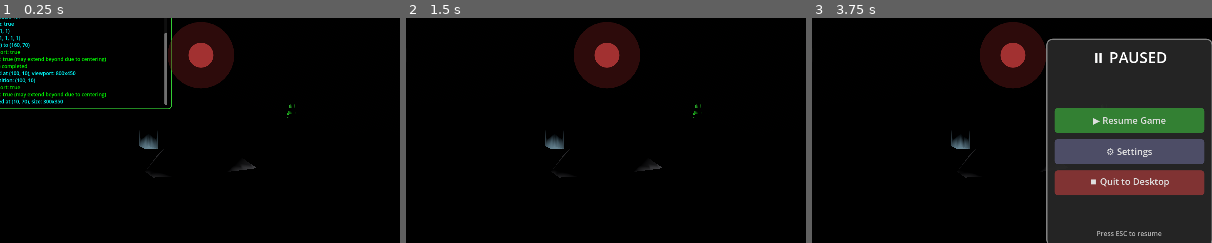
Above: before the commit, frames 1-3 (left to right).
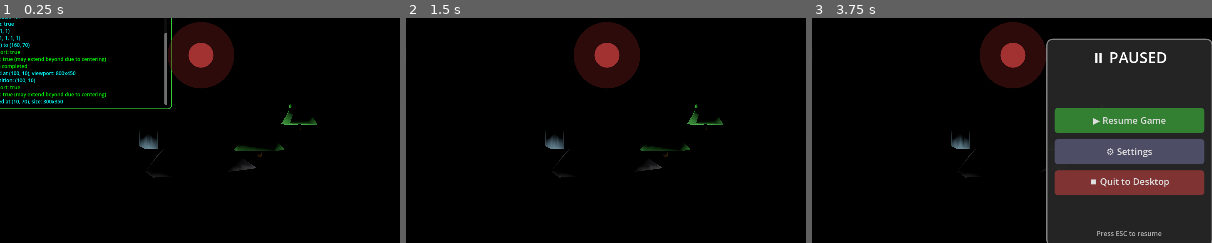
Above: after the commit, the same moments.

Repository: felix-dieterle/YouGame_godot4_public
Game: Godot game, scene res://scenes/main.tscn
Same seed, same stepped clock (60 frames per second), same inputs: the game is played once before the commit and once after it.
Inputs:
- Up to frame 1 (0.25 s): no input
- Up to frame 2 (1.5 s): click "📋" at 0.5 s; click "🗑" at 1.25 s
- Up to frame 3 (3.75 s): click "-" at 2 s; click "+" at 2.75 s; click "☰" at 3.5 s
The pictures show only the part of the screen within x 10-60%, y 22-72%; the shares and areas given below are measured in that part.

The runs differ from the first frame. In frame 1, 0.4% of the frame differs, in the area x 58-80%, y 38-62%; in frame 2, 0.4%; in frame 3, less than 0.1%.

Commit message:
Add path improvements: terrain-based colors, bush placement, and 3-chunk test
Co-authored-by: felix-dieterle <1490062+felix-dieterle@users.noreply.github.com>

Diff:
--- a/scripts/chunk.gd
+++ b/scripts/chunk.gd
@@ -966,6 +966,9 @@
     # Create path mesh
     _create_path_mesh()
 
+    # Place bushes along path edges
+    _place_path_bushes()
+
 ## Create visual mesh for paths
 func _create_path_mesh() -> void:
     if path_segments.is_empty():
@@ -1023,13 +1026,36 @@
     var h3 = get_height_at_world_pos(chunk_x * CHUNK_SIZE + p3.x, chunk_z * CHUNK_SIZE + p3.y) + PATH_ELEVATION_OFFSET
     var h4 = get_height_at_world_pos(chunk_x * CHUNK_SIZE + p4.x, chunk_z * CHUNK_SIZE + p4.y) + PATH_ELEVATION_OFFSET
 
-    # Path color based on type - subtle texture variation for ground paths
+    # Calculate average height for terrain property variation
+    var avg_height = (h1 + h2 + h3 + h4) / 4.0
+
+    # Path color based on type and terrain properties
     var path_color = BRANCH_PATH_COLOR
+
+    # Base color selection by path type
     if segment.path_type == PathSystem.PathType.MAIN_PATH:
         path_color = MAIN_PATH_COLOR
-
+    elif segment.path_type == PathSystem.PathType.FOREST_PATH:
+        # Forest paths are darker, more earthy
+        path_color = Color(0.45, 0.42, 0.35)
+    elif segment.path_type == PathSystem.PathType.VILLAGE_PATH:
+        # Village paths are lighter, more worn
+        path_color = Color(0.60, 0.55, 0.45)
+
+    # Modify color based on biome/terrain height for variety
+    if biome == "mountain":
+        # Mountain paths are rocky, lighter gray-brown
+        path_color = path_color.lerp(Color(0.55, 0.52, 0.48), 0.4)
+    elif biome == "rocky_hills":
+        # Rocky paths have more gray tones
+        path_color = path_color.lerp(Color(0.50, 0.48, 0.44), 0.3)
+    elif biome == "grassland":
+        # Grassland paths are more brown/earthy
+        path_color = path_color.lerp(Color(0.48, 0.44, 0.36), 0.2)
+
+    # Endpoint paths are slightly brighter (well-traveled)
     if segment.is_endpoint:
-        path_color = ENDPOINT_PATH_COLOR
+        path_color = path_color.lerp(ENDPOINT_PATH_COLOR, 0.5)
 
     # Create two triangles for the path segment
     surface_tool.set_color(path_color)
@@ -1053,4 +1079,75 @@
     # audio_player.stream = load("res://assets/sounds/path_endpoint.ogg")
     # audio_player.position = Vector3(segment.end_pos.x, get_height_at_world_pos(...), segment.end_pos.y)
     # add_child(audio_player)
+
+## Place bushes along path edges for natural decoration
+func _place_path_bushes() -> void:
+    if path_segments.is_empty():
+        return
+
+    var rng = RandomNumberGenerator.new()
+    rng.seed = seed_value ^ hash(Vector2i(chunk_x, chunk_z)) ^ 99999  # Different seed offset for bushes
+
+    # Bush placement constants
+    const BUSH_SPACING = 3.0  # Average distance between bushes
+    const BUSH_OFFSET_FROM_EDGE = 1.2  # Distance from path edge
+    const BUSH_PLACEMENT_CHANCE = 0.6  # 60% chance to place bush at each position
+    const BUSH_SIZE_VARIATION = 0.3  # ±30% size variation
+
+    for segment in path_segments:
+        var start = segment.start_pos
+        var end = segment.end_pos
+        var width = segment.width
+
+        # Calculate segment length
+        var segment_length = start.distance_to(end)
+        var direction = (end - start).normalized()
+        var perpendicular = Vector2(-direction.y, direction.x)
+
+        # Calculate number of bush positions along segment
+        var num_positions = int(segment_length / BUSH_SPACING)
+
+        for i in range(num_positions):
+            # Position along the segment
+            var t = float(i) / float(max(num_positions - 1, 1))
+            var pos_along_path = start.lerp(end, t)
+
+            # Try to place bushes on both sides of the path
+            for side in [-1, 1]:
+                if rng.randf() > BUSH_PLACEMENT_CHANCE:
+                    continue
+
+                # Position perpendicular to path edge
+                var offset_distance = (width / 2.0) + BUSH_OFFSET_FROM_EDGE + rng.randf_range(-0.3, 0.3)
+                var bush_pos_2d = pos_along_path + perpendicular * side * offset_distance
+
+                # Check if position is within chunk bounds
+                if bush_pos_2d.x < 0 or bush_pos_2d.x >= CHUNK_SIZE or bush_pos_2d.y < 0 or bush_pos_2d.y >= CHUNK_SIZE:
+                    continue
+
+                # Get terrain height
+                var world_x = chunk_x * CHUNK_SIZE + bush_pos_2d.x
+                var world_z = chunk_z * CHUNK_SIZE + bush_pos_2d.y
+                var height = get_height_at_world_pos(world_x, world_z)
+
+                # Skip if in lake
+                if has_lake:
+                    var dist_to_lake = Vector2(bush_pos_2d.x, bush_pos_2d.y).distance_to(lake_center)
+                    if dist_to_lake < lake_radius:
+                        continue
+
+                # Create bush instance (using small bush tree type)
+                var bush_instance = MeshInstance3D.new()
+                bush_instance.mesh = ProceduralModels.create_tree_mesh(rng.randi(), ProceduralModels.TreeType.SMALL_BUSH)
+                bush_instance.material_override = ProceduralModels.create_tree_material()
+                bush_instance.position = Vector3(bush_pos_2d.x, height, bush_pos_2d.y)
+                bush_instance.rotation.y = rng.randf_range(0, TAU)  # Random rotation
+
+                # Size variation for natural look
+                var size_scale = 1.0 + rng.randf_range(-BUSH_SIZE_VARIATION, BUSH_SIZE_VARIATION)
+                bush_instance.scale = Vector3(size_scale, size_scale, size_scale)
+                bush_instance.cast_shadow = GeometryInstance3D.SHADOW_CASTING_SETTING_ON
+
+                add_child(bush_instance)
+                placed_objects.append(bush_instance)
     # audio_player.play()
--- a/tests/test_path_system.gd
+++ b/tests/test_path_system.gd
@@ -10,6 +10,7 @@
 	test_path_branching()
 	test_path_endpoint_detection()
 	test_starting_chunk()
+	test_path_spans_three_chunks()
 	print("=== All Path System Tests Completed ===")
 	get_tree().quit()
 
@@ -148,3 +149,98 @@
 		print("FAIL: Different number of segments: ", segments1.size(), " vs ", segments2.size())
 
 	PathSystem.clear_all_paths()
+
+## Test that at least one path spans 3 or more chunks (requirement from issue)
+func test_path_spans_three_chunks():
+	print("\n--- Test: Path Spans At Least 3 Chunks ---")
+
+	PathSystem.clear_all_paths()
+	var world_seed = 12345
+
+	# Generate a grid of chunks to trace paths
+	var chunk_grid_size = 8  # 8x8 grid of chunks
+	for x in range(-chunk_grid_size, chunk_grid_size + 1):
+		for z in range(-chunk_grid_size, chunk_grid_size + 1):
+			var chunk_pos = Vector2i(x, z)
+			PathSystem.get_path_segments_for_chunk(chunk_pos, world_seed)
+
+	# Now trace paths to find continuous paths
+	var visited_segments = {}
+	var longest_path_length = 0
+	var longest_path_chunks = []
+
+	# Start from chunk (0,0) and trace all paths
+	var all_segment_ids = []
+	for chunk_pos in PathSystem.chunk_segments:
+		var seg_ids = PathSystem.chunk_segments[chunk_pos]
+		for seg_id in seg_ids:
+			if seg_id not in all_segment_ids:
+				all_segment_ids.append(seg_id)
+
+	# Trace each path using depth-first search
+	for start_seg_id in all_segment_ids:
+		if start_seg_id in visited_segments:
+			continue
+
+		var path_chunks = _trace_path(start_seg_id, visited_segments)
+		if path_chunks.size() > longest_path_length:
+			longest_path_length = path_chunks.size()
+			longest_path_chunks = path_chunks
+
+	print("INFO: Longest path found spans ", longest_path_length, " chunks")
+	print("INFO: Path goes through chunks: ", longest_path_chunks)
+
+	if longest_path_length >= 3:
+		print("PASS: At least one path spans 3 or more chunks (", longest_path_length, " chunks)")
+	else:
+		print("FAIL: No path spans 3 or more chunks (max found: ", longest_path_length, " chunks)")
+
+	PathSystem.clear_all_paths()
+
+## Helper function to trace a path through chunks using DFS
+func _trace_path(start_segment_id: int, visited: Dictionary) -> Array:
+	var chunks_in_path = []
+	var to_visit = [start_segment_id]
+
+	while to_visit.size() > 0:
+		var seg_id = to_visit.pop_back()
+
+		if seg_id in visited:
+			continue
+
+		visited[seg_id] = true
+
+		if not PathSystem.all_segments.has(seg_id):
+			continue
+
+		var segment = PathSystem.all_segments[seg_id]
+
+		# Add this chunk to path if not already included
+		if segment.chunk_pos not in chunks_in_path:
+			chunks_in_path.append(segment.chunk_pos)
+
+		# Add connected segments
+		for next_seg_id in segment.next_segments:
+			if next_seg_id not in visited:
+				to_visit.append(next_seg_id)
+
+		# Check for segments that continue from this one (check neighboring chunks)
+		var neighbors = [
+			Vector2i(segment.chunk_pos.x - 1, segment.chunk_pos.y),
+			Vector2i(segment.chunk_pos.x + 1, segment.chunk_pos.y),
+			Vector2i(segment.chunk_pos.x, segment.chunk_pos.y - 1),
+			Vector2i(segment.chunk_pos.x, segment.chunk_pos.y + 1)
+		]
+
+		for neighbor_chunk in neighbors:
+			if not PathSystem.chunk_segments.has(neighbor_chunk):
+				continue
+
+			var neighbor_seg_ids = PathSystem.chunk_segments[neighbor_chunk]
+			for neighbor_seg_id in neighbor_seg_ids:
+				if neighbor_seg_id not in visited:
+					# Check if this segment continues from our current segment
+					if PathSystem.all_segments.has(neighbor_seg_id):
+						to_visit.append(neighbor_seg_id)
+
+	return chunks_in_path
